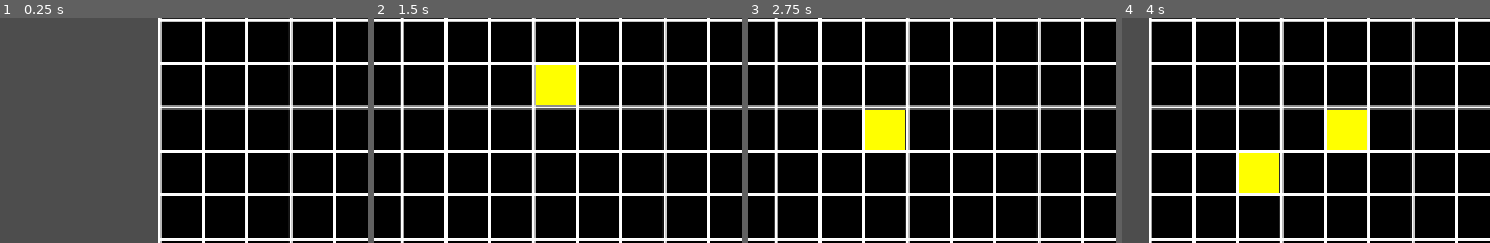
Above: before the commit, frames 1-4 (left to right).
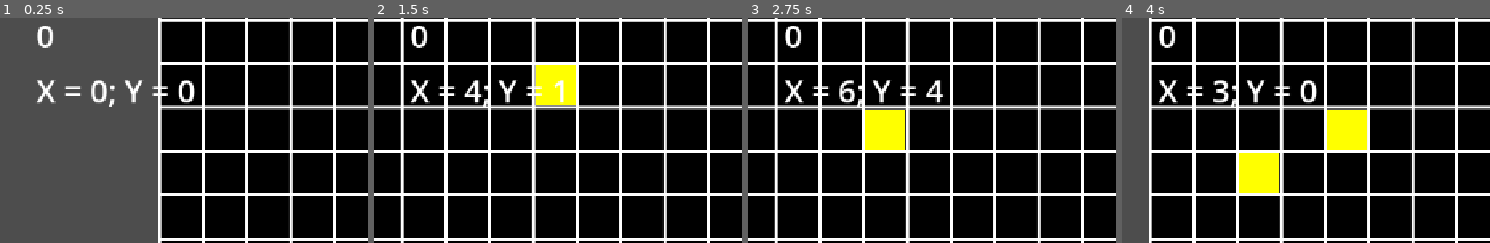
Above: after the commit, the same moments.

Repository: maseyonok421/maseyonok-sTestGameAboutPointThatCanMoveIn4DirectionsOnGrid
Game: Godot game, scene res://scenes/game.tscn
The game is run twice, just before and just after one commit, with the same random seed, the same clock (stepped at 60 frames per second) and the same inputs.
Inputs:
- Up to frame 1 (0.25 s): no input
- Up to frame 2 (1.5 s): tap Enter at 0.5 s; hold Right (ui_right) 0.53-1.28 s; hold Down (ui_down) from 1.28 s (still down)
- Up to frame 3 (2.75 s): release Down (ui_down) at 2.03 s; hold Right (ui_right) from 2.03 s (still down)
- Up to frame 4 (4 s): release Right (ui_right) at 2.78 s; hold Up (ui_up) 2.78-3.53 s; hold Left (ui_left) from 3.53 s (still down)
The pictures show only the part of the screen within x 0-50%, y 6-56%; the shares and areas given below are measured in that part.

The runs differ from the first frame. In frame 1, 1.7% of the frame differs, in the area x 10-53%, y 3-40%; in frame 2, 1.5%; in frame 3, 1.6%; in frame 4, 1.7%.

Commit message:
Added Score Label

Diff:
--- a/prefabs/player.tscn
+++ b/prefabs/player.tscn
@@ -11,6 +11,20 @@
 
 [node name="Camera" type="Camera2D" parent="."]
 
+[node name="ScoreLabel" type="Label" parent="Camera"]
+offset_left = -582.0
+offset_top = -325.0
+offset_right = -391.0
+offset_bottom = -247.0
+theme_override_font_sizes/font_size = 50
+
+[node name="PositionInfoLabel" type="Label" parent="Camera"]
+offset_left = -582.0
+offset_top = -237.0
+offset_right = -391.0
+offset_bottom = -159.0
+theme_override_font_sizes/font_size = 50
+
 [node name="Sprite" type="Sprite2D" parent="."]
 script = ExtResource("2_4dohe")
 
--- a/scripts/player.gd
+++ b/scripts/player.gd
@@ -39,6 +39,10 @@
 
 # Called every frame. 'delta' is the elapsed time since the previous frame.
 func _process(delta: float) -> void:
+
+	$Camera/ScoreLabel.text = str(Global.score)
+	$Camera/PositionInfoLabel.text = \
+	"X = " + str(positionX) + "; Y = " + str(positionY)
 
 	if   Input.is_action_just_released("ui_left")  \
 	&& direction == 0:
